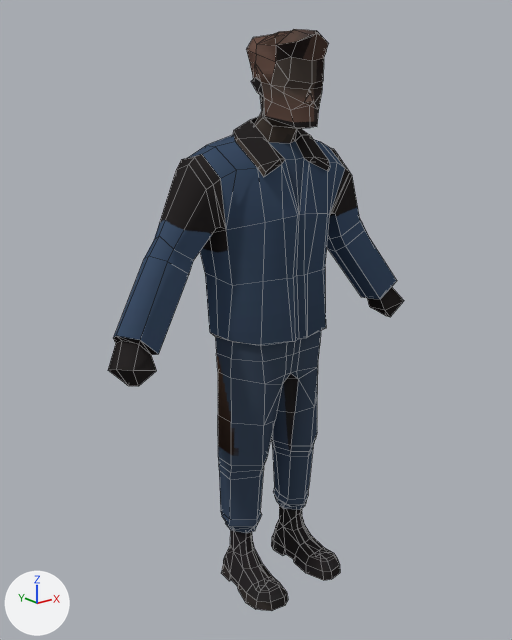
The Blender file Assets/BZ_ENV/Models/char_01.blend: old version first, new version second.
One viewpoint serves both versions: a 50 mm lens placed at (-1.488, -1.733, 1.705), pointed at (-0.05, 0.065, 0.986). Every picture has the same lights, and +X, +Y and +Z are marked at lower left. Mesh edges are drawn as thin lines.

The older version as bpy lines, for what is in view:
```python
me_hero = bpy.data.meshes.new('Hero')
me_hero.from_pydata(...)  # 631 vertices, 733 faces; spans x -0.61..0.61, y -0.18..0.2, z 0.0..1.9
me_hero.materials.append(mat_bz_character_blendmat_01)  # picture img_hero_texture_01_png
ob_bz_hero_01 = bpy.data.objects.new('bz_hero_01', me_hero)
ob_bz_hero_01.location = (0.0, 0.0, 0.0)
_m = ob_bz_hero_01.modifiers.new('WeightedNormal', 'WEIGHTED_NORMAL')
_m.keep_sharp = True
```
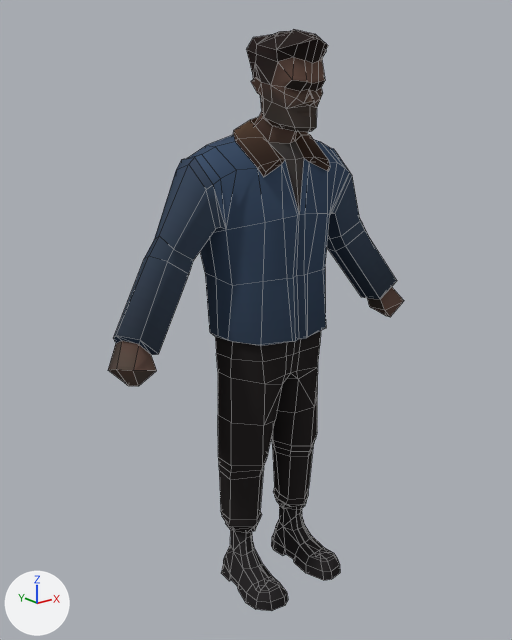
Boxes (x1, y1, x2, y2) around the edits, measured in the pictures (512 x 640 px; the box of a moved part takes in the faces that stretch with it):
part 1 of me_hero, moved or reshaped
    before: (256, 29, 329, 129)
    after: (256, 29, 328, 132)
part 2 of me_hero, surface changed
    both: (108, 31, 404, 610)

Edits to the bpy script that builds the scene:
```text
Change me_hero:
    used by ob_bz_hero_01; location = (0.0, 0.0, 0.0)
    remove me_hero.from_pydata(...)  # 631 vertices, 733 faces; spans x -0.61..0.61, y -0.18..0.2, z 0.0..1.9
    add me_hero.from_pydata(...)  # 648 vertices, 747 faces; spans x -0.61..0.61, y -0.18..0.2, z 0.0..1.9
    me_hero part 1
    9 vertices are removed from x -0.08..0.08, y -0.13..-0.1, z 1.62..1.81
    32 faces are deleted
    8 vertices move from x -0.09..0.06, y -0.17..0.1, z 1.72..1.89 to x -0.09..0.06, y -0.17..0.1, z 1.72..1.88
    26 vertices are added at x -0.07..0.07, y -0.16..-0.06, z 1.61..1.86
    46 new faces join them
    me_hero part 2: 701 kept faces spanning x -0.61..0.61, y -0.18..0.2, z 0.0..1.9 get new texture (UV) coordinates
```
